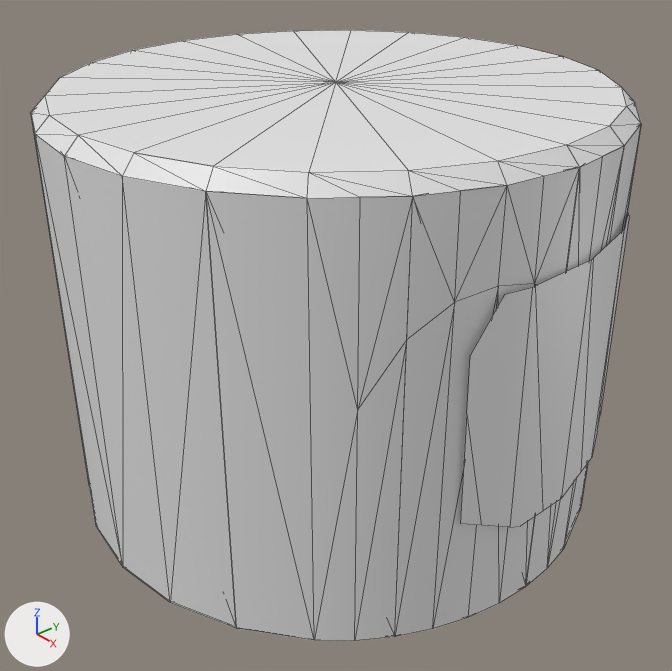
Two versions of the Blender file Mk1/Parts/Utility/Mk1BoardingHatch.blend, one commit apart.
The view is the same before and after, from a camera (50 mm lens) standing at (1.5, -1.303, 0.964) and looking at (0.034, -0.029, -0.083). The axes (+X, +Y, +Z) are drawn at lower left. The lights are the same throughout. The picture after the commit comes second. Mesh edges are drawn as thin lines. Objects named as collision shapes, trigger or cutter boxes, shadow casters or lower levels of detail are left out.

The first picture shows 'Fuselage', 'Hatch'.
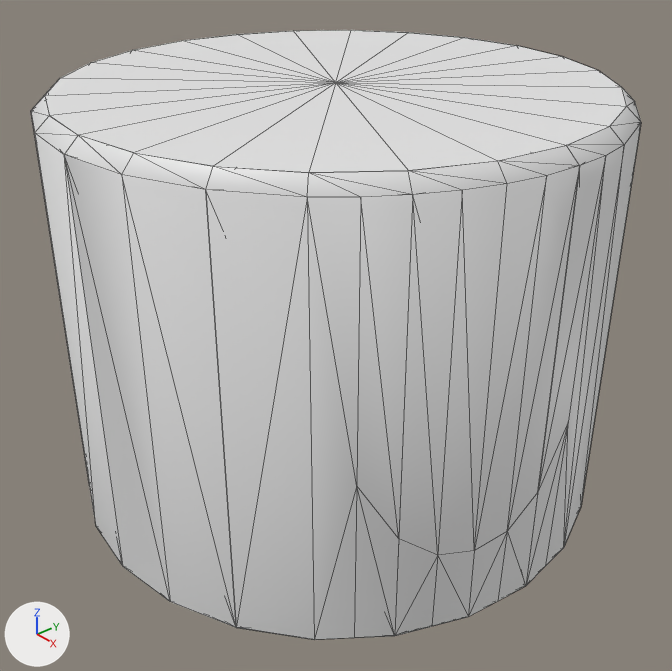
The change, as JSON lines over the scene's bpy script:
```json
{"block": "me_main", "where": "# used by ob_fuselage; parent = ob_mk1boardinghatch; location = (0.0, -0.000377, 0.00111); rotation_euler = (1.571, 3.142, 0.0), in degrees (90, 180, 0)"}
{"op": "remove", "block": "me_main", "code": "me_main.from_pydata(...)  # 282 vertices, 276 faces; spans x -0.625..0.625, y -0.499..0.499, z -0.625..0.625"}
{"op": "add", "block": "me_main", "code": "me_main.from_pydata(...)  # 228 vertices, 255 faces; spans x -0.625..0.625, y -0.499..0.499, z -0.625..0.625"}
{"block": "me_main", "change": "me_main part 1"}
{"block": "me_main", "change": "54 vertices are removed from x -0.622..0.623, y 0.47, z -0.621..0.622"}
{"block": "me_main", "change": "80 faces are deleted"}
{"block": "me_main", "change": "59 new faces join them"}
{"op": "set", "path": "ob_fuselage.rotation_euler", "old": "(1.571, 3.142, 0.0)", "new": "(1.571, 0.0, 0.0)", "note": "degrees (90, 180, 0) -> degrees (90, 0, 0)"}
{"op": "set", "path": "ob_hatch.location", "old": "(0.0, 0.13, 0.0)", "new": "(0.0, -0.17, 0.0)"}
{"op": "set", "path": "ob_hatch.rotation_euler", "old": "(0.075, 1.981, 0.0646)", "new": "(0.0, -0.714, 3.142)", "note": "degrees (4.3, 114, 3.7) -> degrees (0, -41, 180)"}
```

Changed parts and their boxes (x1, y1, x2, y2) in the pictures (672 x 671 px; the box of a moved part takes in the faces that stretch with it):
```json
{"object": "Fuselage", "change": "reshaped, turned", "before": [31, 30, 641, 641], "after": [31, 30, 641, 640]}
{"object": "Hatch", "change": "turned, moved", "before": [460, 212, 629, 527], "on screen": "not visible afterwards"}
{"object": "CylCOL", "change": "turned", "after": [46, 103, 627, 172], "on screen": "not visible before"}
{"part": 1, "of": "me_main", "change": "moved or reshaped", "after": [31, 86, 641, 197], "on screen": "not visible before"}
```
